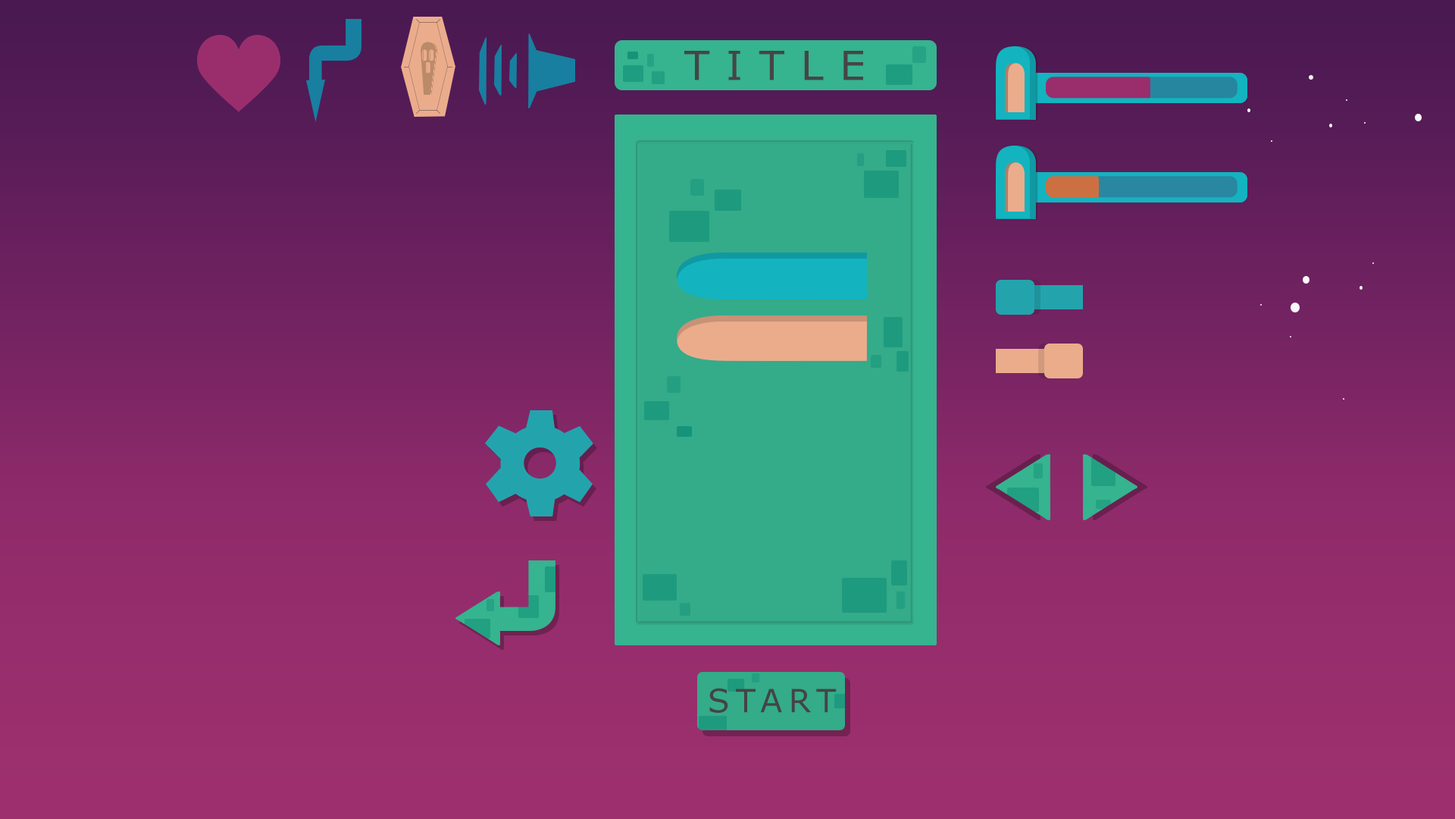
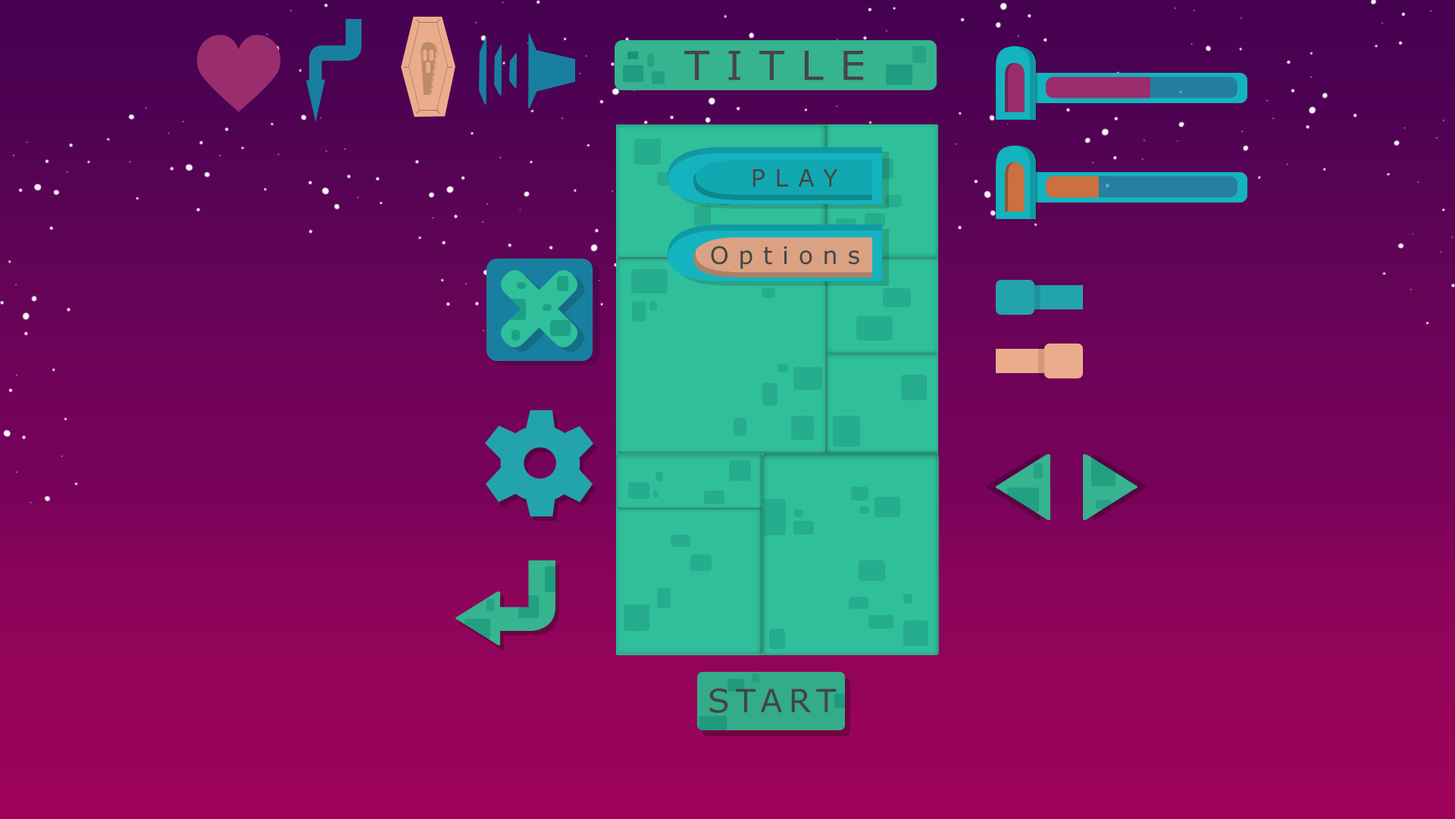
Before/after of a 1455px x 819px layered artwork. What changed in the layer stack:
added layer "Button_01_Outter" in group "Button_01" over box(667, 147, 883, 204)
hid "Button_01_Shape_2", painted on it over box(672, 252, 873, 432)
added layer "Button_02_Outter" in group "Button_02" over box(667, 224, 883, 282)
hid "Button_01_Shape_2 copy", painted on it over box(675, 263, 868, 361)
added group "Frame_Texture" (1st of 2, in "Frame") (59%) with 55 layers in group "Frame" over box(623, 138, 929, 649)
added group "Frame_Texture_Group_08" (1st of 2, in "Frame" › "Frame_Texture") with 7 layers in group "Frame_Texture" over box(733, 274, 823, 440)
added group "Frame_Texture_Group_02" with 4 layers in group "Frame_Texture" over box(769, 486, 901, 649)
added group "Frame_Lines" with 6 layers in group "Frame" over box(616, 122, 940, 655)
added group "Frame_Blocks_Group" with 8 layers in group "Frame" over box(616, 124, 940, 655)
added layer "Frame_Block_03" in group "Frame_Blocks_Group" over box(616, 507, 763, 655)
added layer "Frame_Block_04" in group "Frame_Blocks_Group" over box(762, 453, 940, 655)
added layer "Frame_Block_06" in group "Frame_Blocks_Group" over box(616, 256, 827, 454)
added layer "Frame_Block_07" in group "Frame_Blocks_Group" over box(826, 124, 939, 259)
added layer "Frame_Block_08" in group "Frame_Blocks_Group" over box(616, 124, 827, 260)
added layer "Frame_Blackground" (1st of 2, in "Frame") in group "Frame" over box(616, 124, 939, 655)
hid group "Frame_Texture" (2nd of 2, in "Frame") (17 layers) over box(642, 150, 909, 616)
renamed "Frame_Background" to "Frame_Front", hid it over box(637, 141, 913, 624)
renamed "Frame_Background_2" to "Frame_Blackground", hid it over box(614, 114, 937, 646)
moved "Brush" above "Background" over box(0, 0, 1455, 504)
added layer "Brush_Stars" in group "Brush" over box(0, 0, 1455, 504)
painted on "Background" (2nd of 3, in "Background") over box(0, 0, 1455, 819)
…and 89 more changes (75 added, 7 painted, 7 removed)
